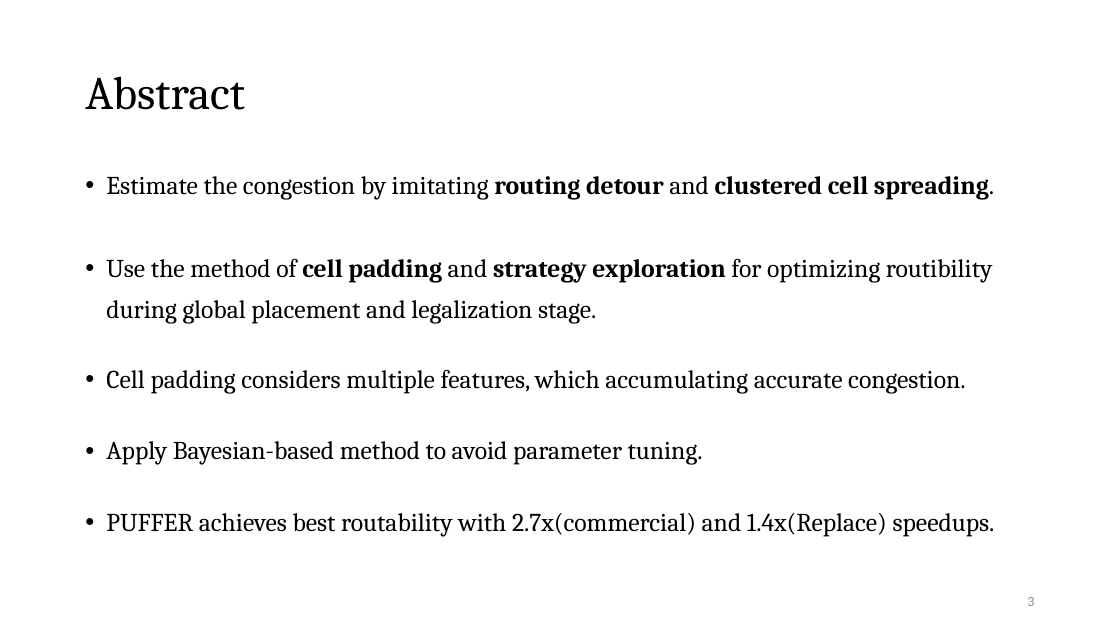
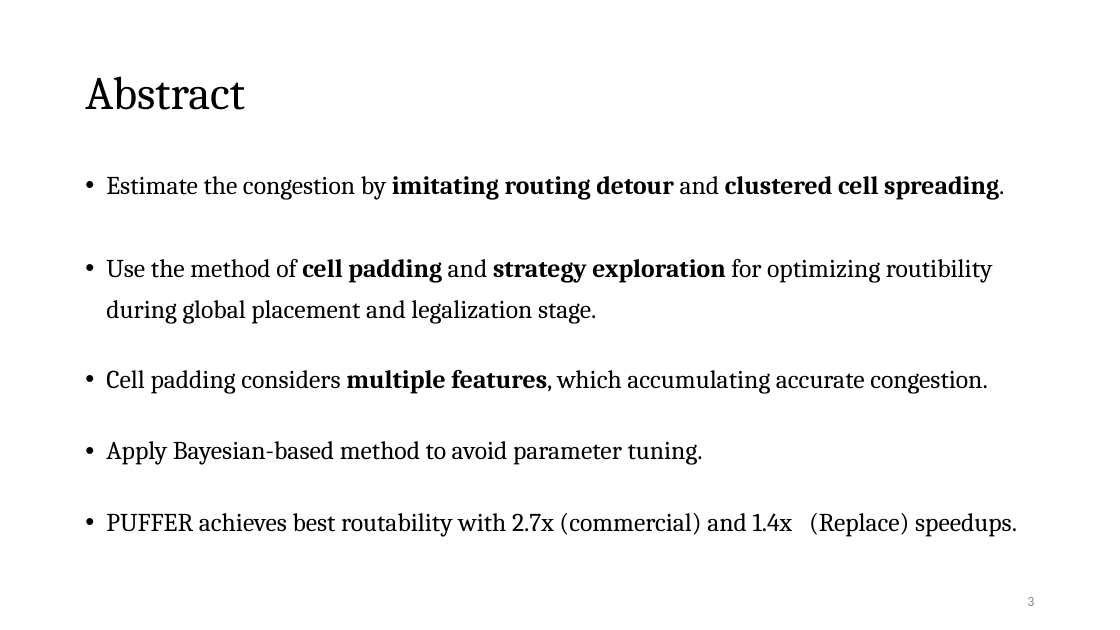
Before and after one commit to Pacific-Feng-Studuies/Studied-Papers, a slide deck: slide 4 of GM/Placement/PUFFER A Routability-Driven Placement Framework via Cell Padding/PUFFER A Routability-Driven Placement Framework via Cell Padding.pptx. Drawn at 1120x630 pixels with LibreOffice and Linux fonts; fonts in the diff are those of the drawing. Boxes give left, top, right and bottom in pixels: in the first picture for what was removed or moved away, otherwise in the second. Text is boxed around its words. In the diff, an @@ line names an element or a change of style, - is before the commit and + after.

Commit message:
2023/10/22, add PUFFER.pptx

```diff
--- a/GM/Placement/PUFFER A Routability-Driven Placement Framework via Cell Padding/PUFFER A Routability-Driven Placement Framework via Cell Padding.pptx
+++ b/GM/Placement/PUFFER A Routability-Driven Placement Framework via Cell Padding/PUFFER A Routability-Driven Placement Framework via Cell Padding.pptx
@@ text at (106, 176, 1004, 394): bold on in "imitating", "multiple features," @@
@@ text at (106, 513, 1017, 536): spaces changed @@
-• PUFFER achieves best routability with 2.7x(commercial) and 1.4x(Replace) speedups.
+• PUFFER achieves best routability with 2.7x (commercial) and 1.4x (Replace) speedups.
```
Also in this commit, not shown: 7 other slides changed, 2 slides added.
